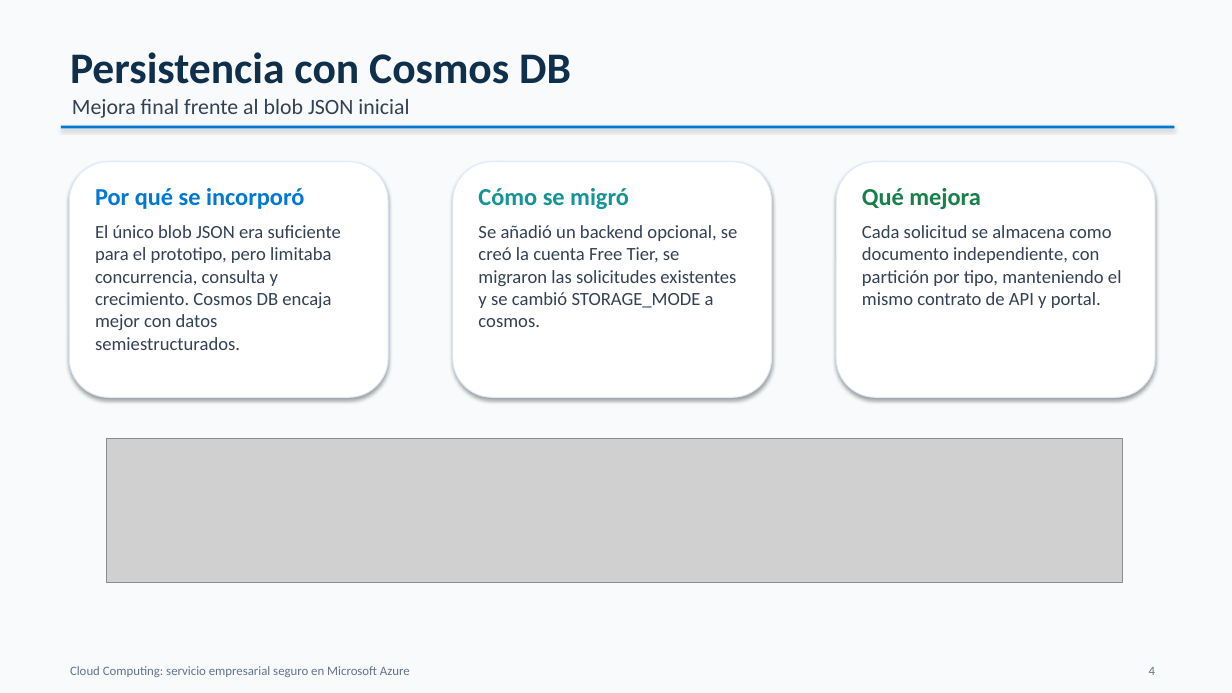
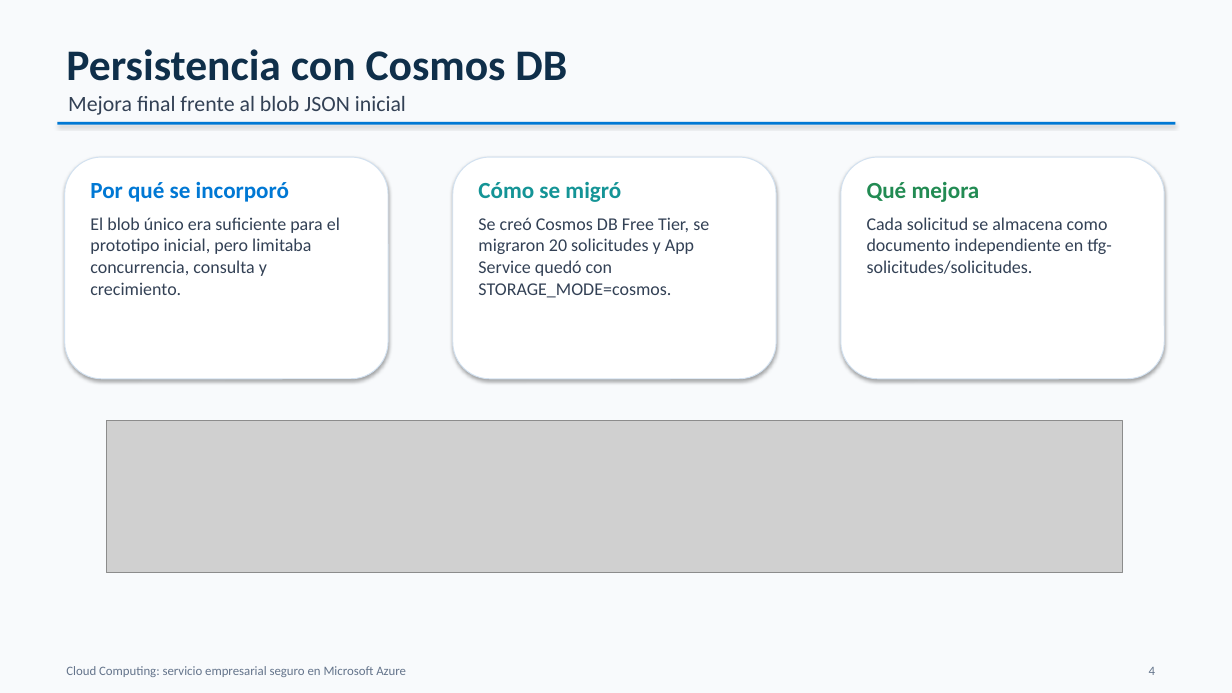
Before and after one commit to karimadrico/tfg-azure-servicio-empresarial-seguro, a slide deck: slide 4 of docs/entrega/presentacion-defensa-tfg.pptx. Drawn at 1232x693 pixels with LibreOffice and Linux fonts; fonts in the diff are those of the drawing; grey boxes stand for pictures. Boxes give left, top, right and bottom in pixels: in the first picture for what was removed or moved away, otherwise in the second. Text is boxed around its words. In the diff, an @@ line names an element or a change of style, - is before the commit and + after.

Commit message:
Cerrar evidencias finales de calidad y costes

```diff
--- a/docs/entrega/presentacion-defensa-tfg.pptx
+++ b/docs/entrega/presentacion-defensa-tfg.pptx
@@ text "Persistencia con Cosmos DB": place and size @@
-text "Persistencia con Cosmos DB" at [70,52,571,84]
+text "Persistencia con Cosmos DB" at [66,49,567,81]
@@ text "Mejora final frente al blob ...": place and size @@
-text "Mejora final frente al blob ..." at [72,99,409,118]
+text "Mejora final frente al blob ..." at [68,96,406,115]
@@ rectangle: place and size @@
-rectangle at [61,126,1175,128]
+rectangle at [57,122,1176,125]
@@ rounded rectangle: place and size @@
-rounded rectangle at [69,162,388,397]
+rounded rectangle at [65,157,388,379]
@@ text "Por qué se incorporó" at [90,182,289,202]: size 19 to 18 pt @@
@@ rounded rectangle: place and size @@
-rounded rectangle at [453,162,772,397]
+rounded rectangle at [453,157,776,379]
@@ text "Cómo se migró" at [478,182,621,202]: size 19 to 18 pt @@
@@ outline #DBEAFE 0.75 pt to #D2E1F0 0.75 pt in 3 elements at [453,157,776,379], [65,157,388,379], [841,157,1165,379] @@
@@ rounded rectangle: place and size @@
-rounded rectangle at [836,162,1155,397]
+rounded rectangle at [841,157,1165,379]
@@ text "Qué mejora" at [867,182,980,202]: size 19 to 18 pt, text colour #168048 to #228B53 @@
@@ text at [90,217,340,295]: text changed; size 14.5 to 14 pt @@
-El único blob JSON era suficiente para el prototipo, pero limitaba concurrencia, consulta y crecimiento. Cosmos DB encaja mejor con datos semiestructurados.
+El blob único era suficiente para el prototipo inicial, pero limitaba concurrencia, consulta y crecimiento.
@@ text at [478,217,709,298]: text changed; size 14.5 to 14 pt @@
-Se añadió un backend opcional, se creó la cuenta Free Tier, se migraron las solicitudes existentes y se cambió STORAGE_MODE a cosmos.
+Se creó Cosmos DB Free Tier, se migraron 20 solicitudes y App Service quedó con STORAGE_MODE=cosmos.
@@ text at [867,217,1111,274]: text changed; size 14.5 to 14 pt @@
-Cada solicitud se almacena como documento independiente, con partición por tipo, manteniendo el mismo contrato de API y portal.
+Cada solicitud se almacena como documento independiente en tfg-solicitudes/solicitudes.
@@ picture: place and size @@
-picture at [106,439,1123,582]
+picture at [106,421,1123,573]
@@ text "Cloud Computing: servicio empresarial seguro ...": place and size @@
-text "Cloud Computing: servicio empresarial seguro ..." at [70,666,410,677]
+text "Cloud Computing: servicio empresarial seguro ..." at [66,666,406,677]
```
Also in this commit, not shown: 8 other slides changed, 13 other files.
